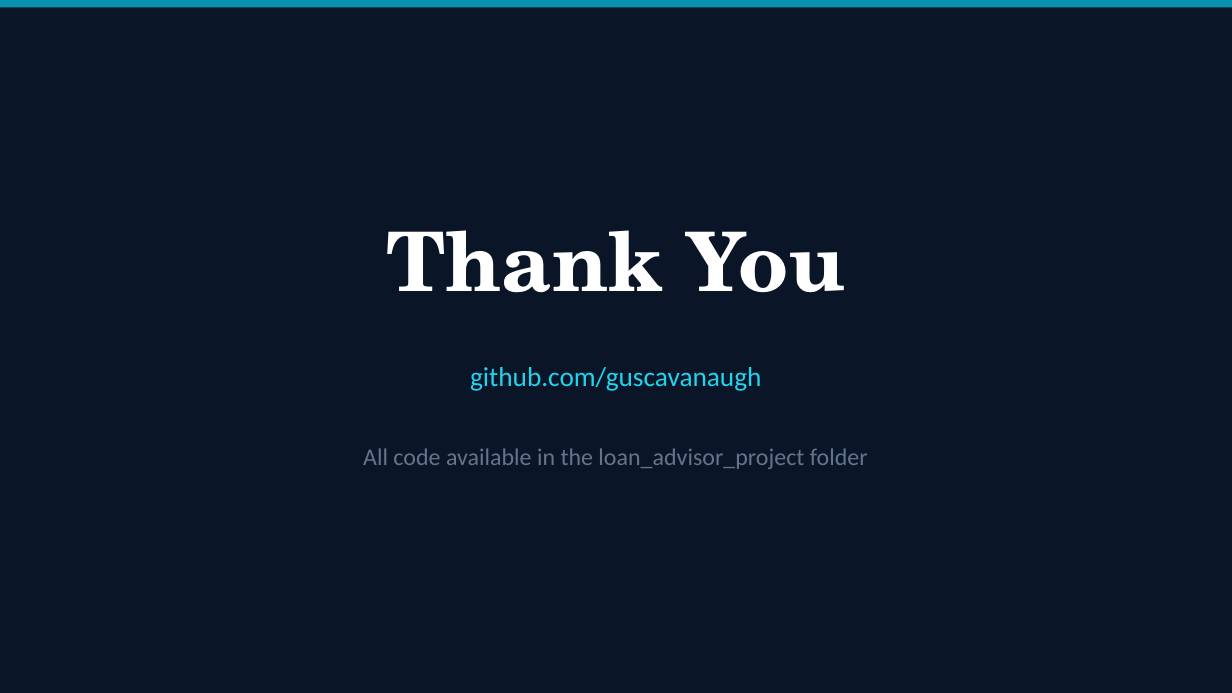
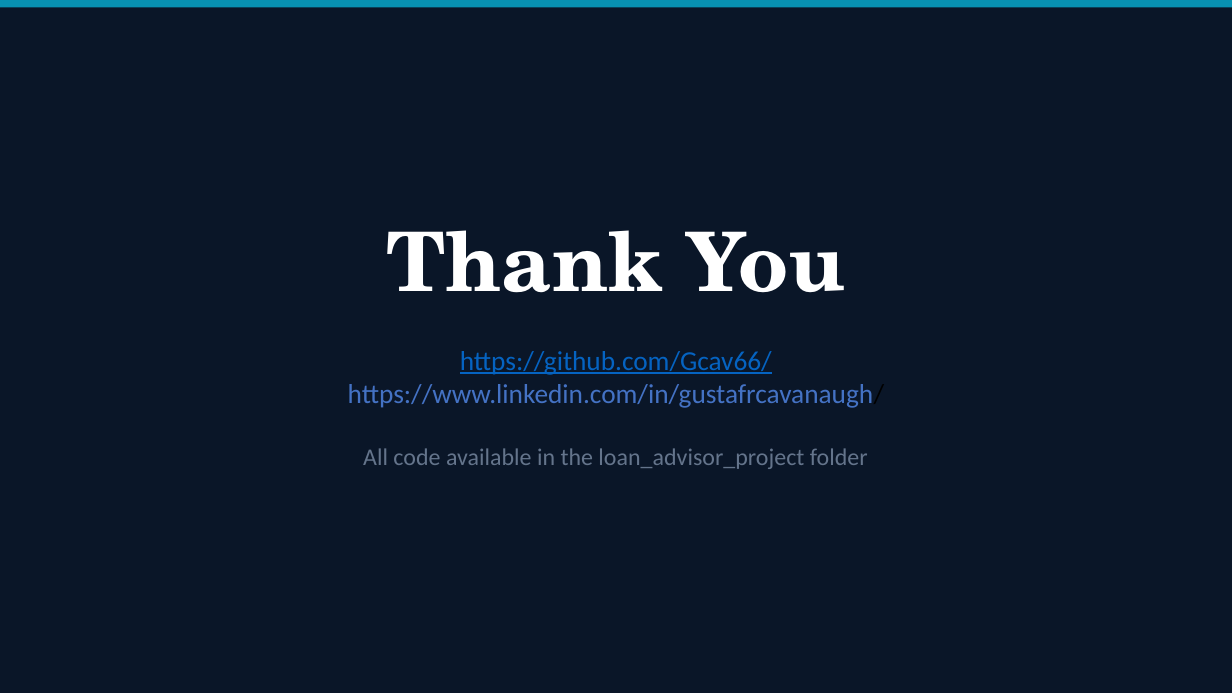
Before and after one commit to Gcav66/basic_loan_advisor_agent, a slide deck: slide 38 of loan_advisor_tutorial.pptx (slide 17 before the commit). Drawn at 1232x693 pixels with LibreOffice and Linux fonts; fonts in the diff are those of the drawing. Boxes give left, top, right and bottom in pixels: in the first picture for what was removed or moved away, otherwise in the second. Text is boxed around its words. In the diff, an @@ line names an element or a change of style, - is before the commit and + after.

Commit message:
final slides

```diff
--- a/loan_advisor_tutorial.pptx
+++ b/loan_advisor_tutorial.pptx
@@ text at <box>348,351,885,408</box>: text changed; text colour #22D3EE to #4472C4 @@
-github.com/guscavanaugh
+https://github.com/Gcav66/
+https://www.linkedin.com/in/gustafrcavanaugh/
```
Also in this commit, not shown: 3 other slides changed, 21 slides added.
